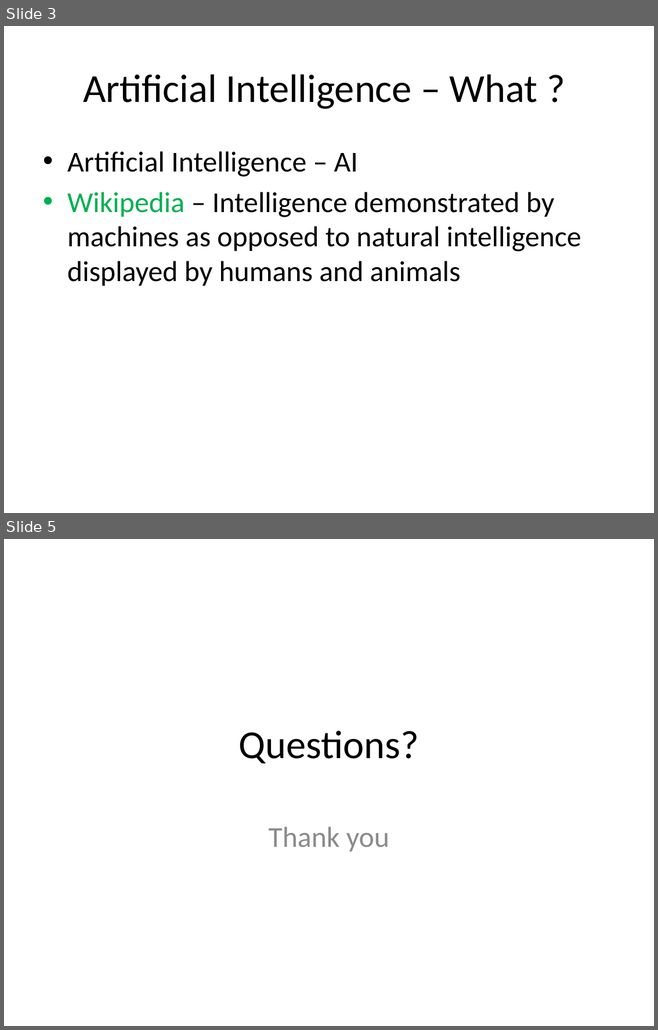
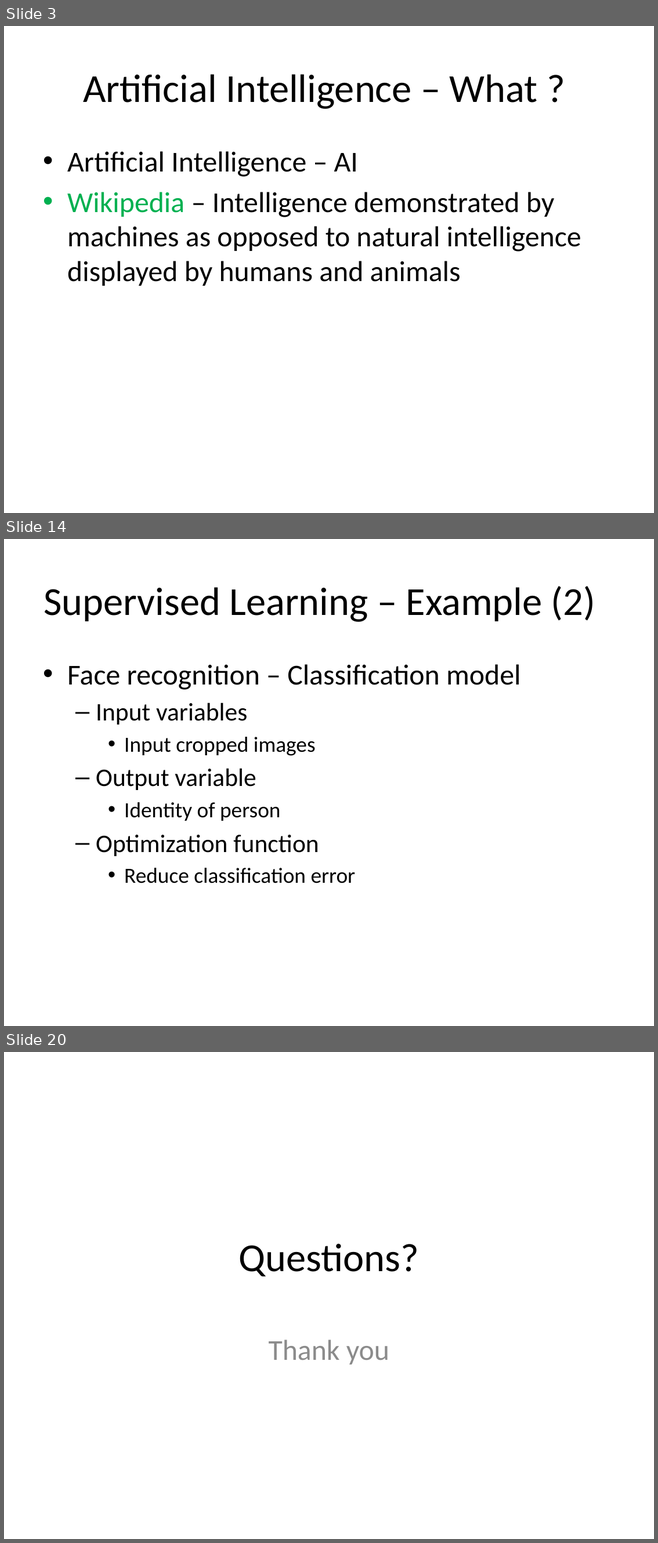
Before and after one commit to look4pritam/ArtificialIntelligence, a slide deck: presentations/AI/ArtificialIntelligence.pptx. Shown one above the other, each under a label of ours: slides 3 and 5 before the commit, slides 3, 14 and 20 after it; the slides between them are not shown. The pictures are 658x1030 and 658x1543 pixels, drawn with LibreOffice and Linux fonts; fonts in the diff are those of the drawing. Boxes give left, top, right and bottom in pixels: in the first picture for what was removed or moved away, otherwise in the second. Text is boxed around its words. In the diff, an @@ line names an element or a change of style, - is before the commit and + after.

```diff
--- a/presentations/AI/ArtificialIntelligence.pptx
+++ b/presentations/AI/ArtificialIntelligence.pptx
@@ slide 14 added at (4, 539, 654, 1026), background #FFFFFF @@
@@ title added at (43, 586, 595, 622), 44 pt, text #000000 @@
+Supervised Learning – Example (2)
@@ text added at (67, 664, 520, 884), 24 pt, text #000000 @@
+• Face recognition – Classification model
+  – Input variables
+    • Input cropped images
+  – Output variable
+    • Identity of person
+  – Optimization function
+    • Reduce classification error
@@ what was slide 5 is now slide 20 @@
```
Also in this commit, not shown: 2 slides changed, 14 other slides added.
